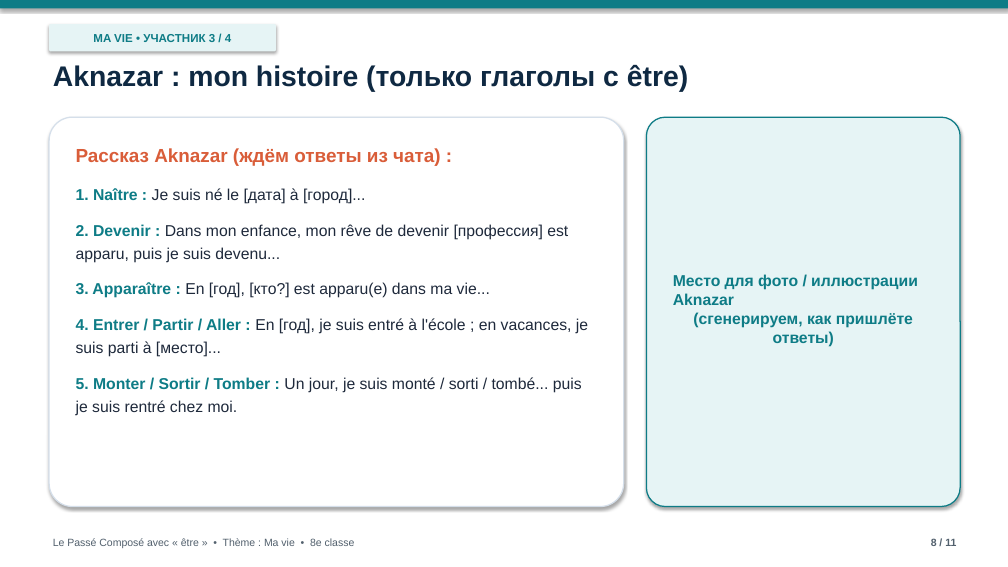
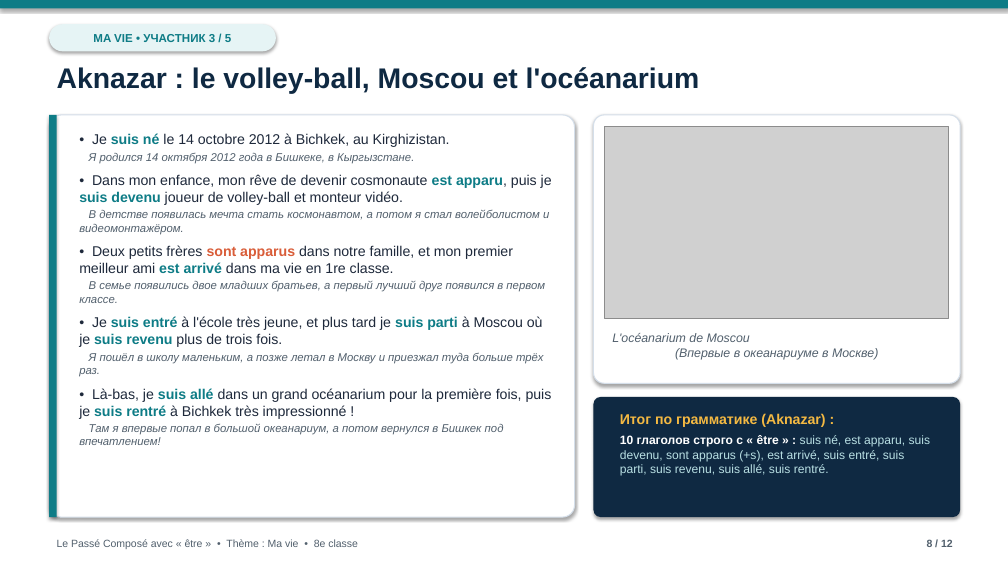
Before and after one commit to graz1p777dev/ma-vie-presentation, a slide deck: slide 8 of Ma_vie_Passe_Compose.pptx. Drawn at 1008x567 pixels with LibreOffice and Linux fonts; fonts in the diff are those of the drawing; grey boxes stand for pictures; background and template pictures are left out. Boxes give left, top, right and bottom in pixels: in the first picture for what was removed or moved away, otherwise in the second. Text is boxed around its words. In the diff, an @@ line names an element or a change of style, - is before the commit and + after.

Commit message:
Add Aknazar, Adil, and Amir slides with illustrations and reading scripts

```diff
--- a/Ma_vie_Passe_Compose.pptx
+++ b/Ma_vie_Passe_Compose.pptx
@@ rounded rectangle "MA VIE • УЧАСТНИК 3 ..." at (49, 24, 276, 51): proportions changed @@
@@ text in rounded rectangle at (93, 33, 231, 45): text changed @@
-MA VIE • УЧАСТНИК 3 / 4
+MA VIE • УЧАСТНИК 3 / 5
@@ text at (57, 67, 700, 93): text changed @@
-Aknazar : mon histoire (только глаголы с être)
+Aknazar : le volley-ball, Moscou et l'océanarium
@@ rounded rectangle: place and size @@
-rounded rectangle at (49, 117, 624, 507)
+rounded rectangle at (49, 115, 575, 517)
@@ rounded rectangle at (49, 115, 575, 517): outline #D5DFEA 1.2 pt to #D5DFEA 1 pt; proportions changed @@
@@ rectangle added at (49, 115, 57, 517), fill #0E7C86 @@
@@ rounded rectangle: place and size @@
-rounded rectangle at (647, 117, 960, 507)
+rounded rectangle at (594, 115, 960, 383)
@@ rounded rectangle at (594, 115, 960, 383): fill #E6F4F5 to #FFFFFF; outline #0E7C86 1.2 pt to #D5DFEA 1 pt; proportions changed @@
@@ text at (79, 133, 552, 445): text changed; size 15 to 13.5 pt @@
-Рассказ Aknazar (ждём ответы из чата) :
-1. Naître : Je suis né le [дата] à [город]...
-2. Devenir : Dans mon enfance, mon rêve de devenir [профессия] est apparu, puis je suis devenu...
-3. Apparaître : En [год], [кто?] est apparu(e) dans ma vie...
-4. Entrer / Partir / Aller : En [год], je suis entré à l'école ; en vacances, je suis parti à [место]...
-5. Monter / Sortir / Tomber : Un jour, je suis monté / sorti / tombé... puis je suis rentré chez moi.
+• Je suis né le 14 octobre 2012 à Bichkek, au Kirghizistan.
+Я родился 14 октября 2012 года в Бишкеке, в Кыргызстане.
+• Dans mon enfance, mon rêve de devenir cosmonaute est apparu, puis je suis devenu joueur de volley-ball et monteur vidéo.
+В детстве появилась мечта стать космонавтом, а потом я стал волейболистом и видеомонтажёром.
+• Deux petits frères sont apparus dans notre famille, et mon premier meilleur ami est arrivé dans ma vie en 1re classe.
+В семье появились двое младших братьев, а первый лучший друг появился в первом классе.
+• Je suis entré à l'école très jeune, et plus tard je suis parti à Moscou où je suis revenu plus de trois fois.
+Я пошёл в школу маленьким, а позже летал в Москву и приезжал туда больше трёх раз.
+• Là-bas, je suis allé dans un grand océanarium pour la première fois, puis je suis rentré à Bichkek très impressionné !
+Там я впервые попал в большой океанариум, а потом вернулся в Бишкек под впечатлением!
@@ picture added at (605, 126, 949, 318) @@
@@ text removed at (673, 274, 918, 347) @@
-Место для фото / иллюстрации
-Aknazar
-(сгенерируем, как пришлёте ответы)
@@ text added at (612, 333, 878, 360), 11.8 pt, text #52606D, italic @@
+L'océanarium de Moscou
+(Впервые в океанариуме в Москве)
@@ rounded rectangle added at (594, 397, 960, 517), fill #0F2942 @@
@@ text added at (620, 413, 931, 476), 11.5 pt, text #B8DFE3 @@
+Итог по грамматике (Aknazar) :
+10 глаголов строго с « être » : suis né, est apparu, suis devenu, sont apparus (+s), est arrivé, suis entré, suis parti, suis revenu, suis allé, suis rentré.
@@ text "Le Passé Composé avec « ...": place and size @@
-text "Le Passé Composé avec « ..." at (53, 538, 355, 548)
+text "Le Passé Composé avec « ..." at (57, 539, 358, 549)
@@ text at (927, 539, 953, 550): text changed @@
-8 / 11
+8 / 12
```
Also in this commit, not shown: 10 other slides changed, 1 slide added, 1 other file.
